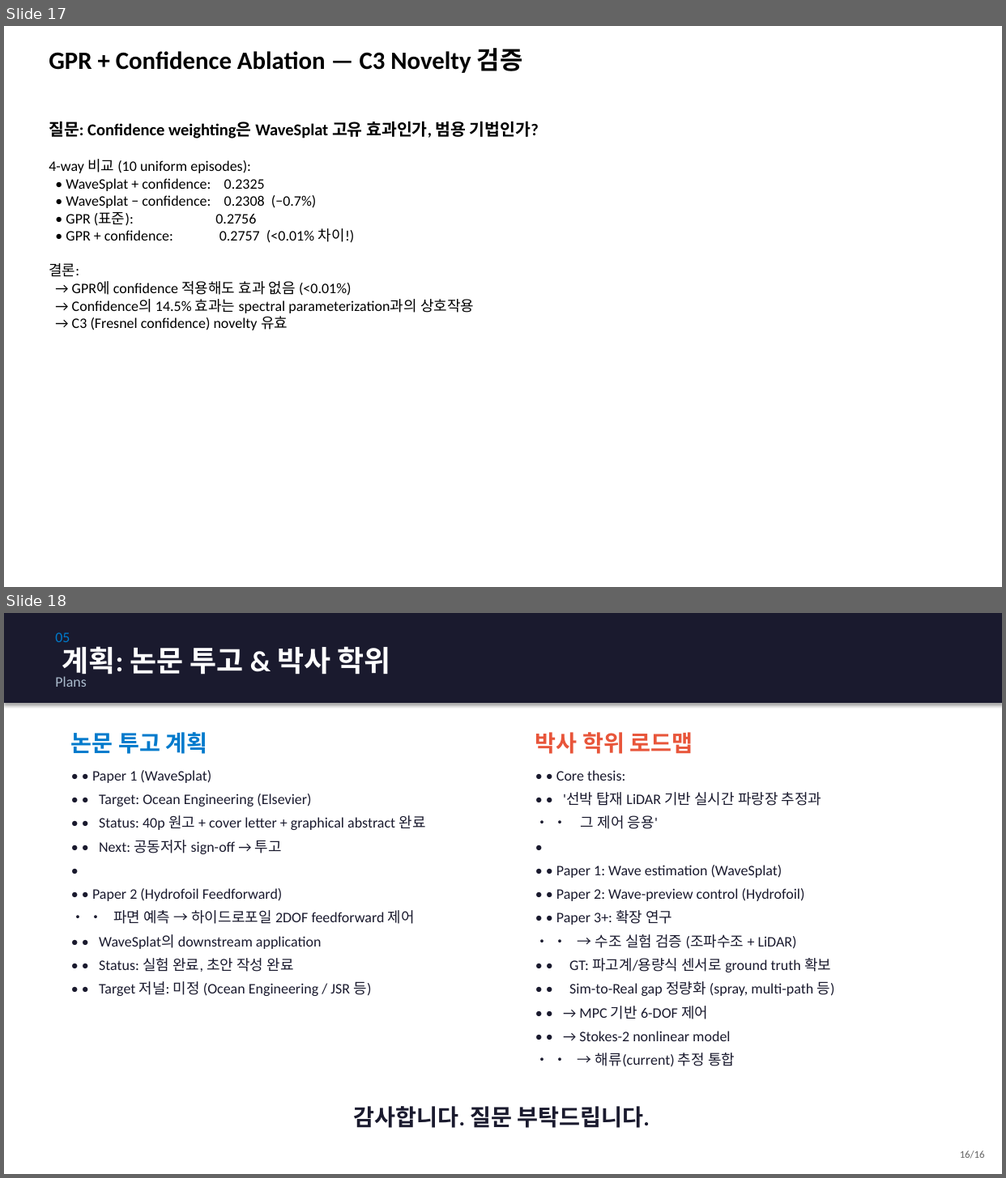
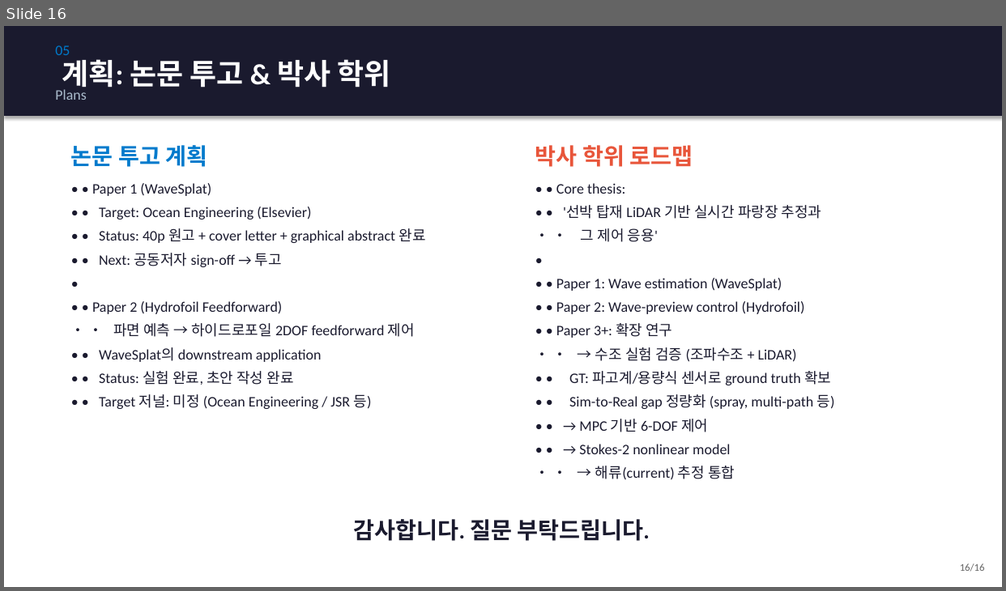
Before and after one commit to SAEYONGPARK94/wavesplat, a slide deck: wavesplat/docs/labmeeting_wavesplat.pptx. Shown one above the other, each under a label of ours: slides 17 and 18 before the commit, slide 16 after it. The pictures are 1006x1178 and 1006x591 pixels, drawn with LibreOffice and Linux fonts; fonts in the diff are those of the drawing. Boxes give left, top, right and bottom in pixels: in the first picture for what was removed or moved away, otherwise in the second. Text is boxed around its words. In the diff, an @@ line names an element or a change of style, - is before the commit and + after.

```diff
--- a/wavesplat/docs/labmeeting_wavesplat.pptx
+++ b/wavesplat/docs/labmeeting_wavesplat.pptx
@@ slide 17 removed at [4,26,1002,587], background #FFFFFF @@
@@ text removed at [49,48,523,73] @@
-GPR + Confidence Ablation — C3 Novelty 검증
@@ text removed at [49,121,539,331] @@
-질문: Confidence weighting은 WaveSplat 고유 효과인가, 범용 기법인가?
-4-way 비교 (10 uniform episodes):
-• WaveSplat + confidence: 0.2325
-• WaveSplat − confidence: 0.2308 (−0.7%)
-• GPR (표준): 0.2756
-• GPR + confidence: 0.2757 (<0.01% 차이!)
-결론:
-→ GPR에 confidence 적용해도 효과 없음 (<0.01%)
-→ Confidence의 14.5% 효과는 spectral parameterization과의 상호작용
-→ C3 (Fresnel confidence) novelty 유효
@@ what was slide 18 is now slide 16 @@
```
Also in this commit, not shown: 5 slides changed, 1 other slide removed, 1 other file.
